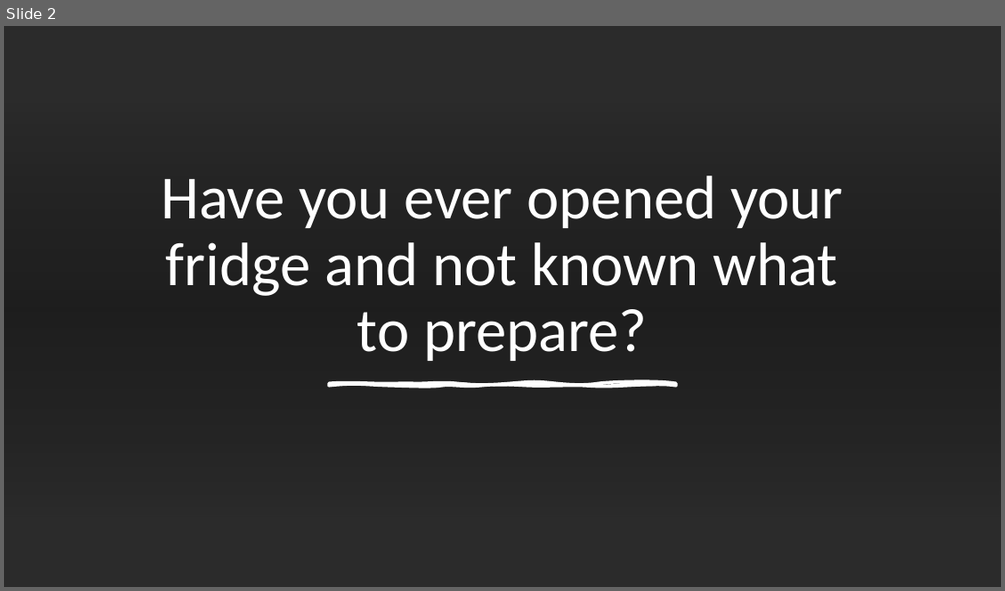
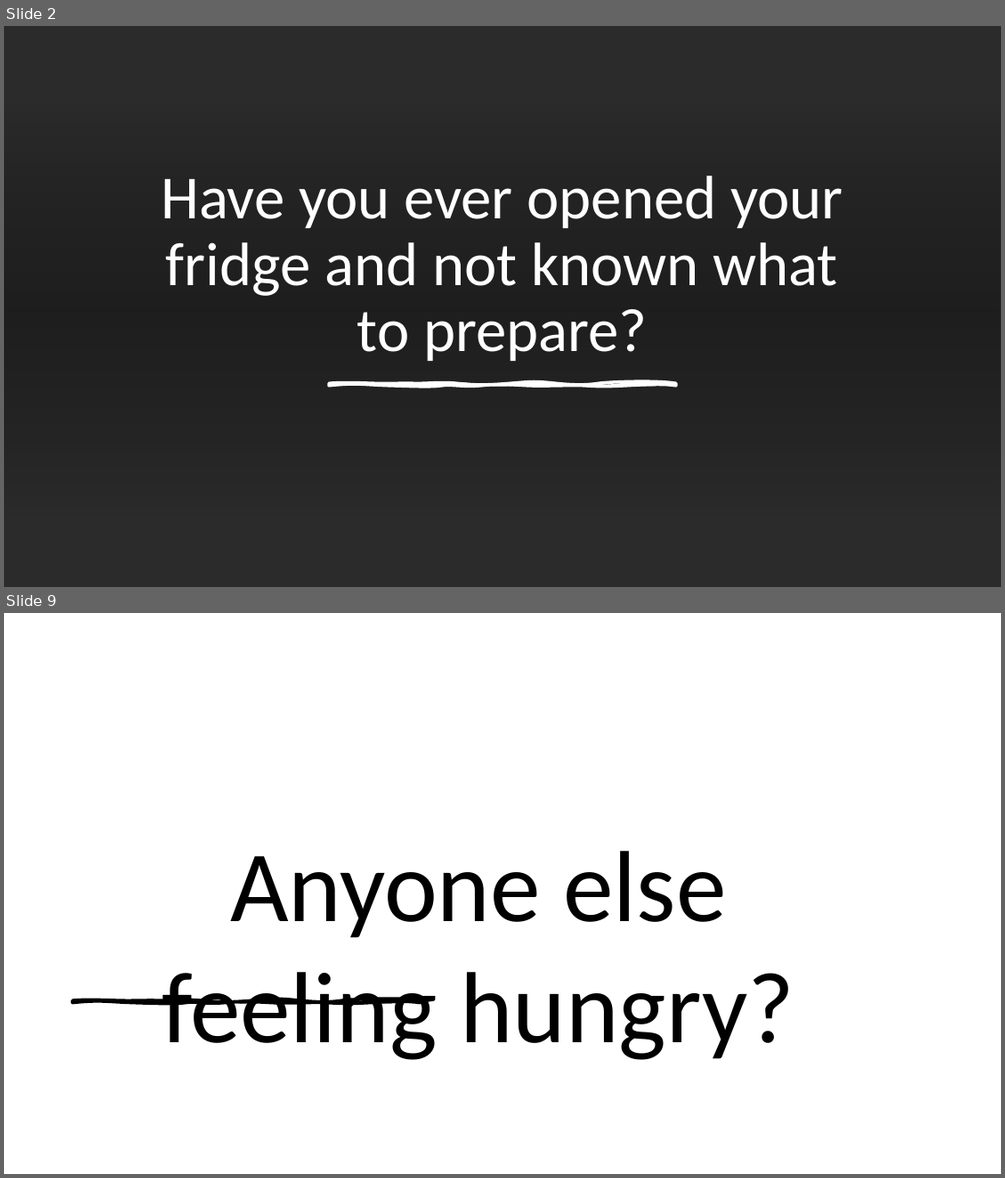
Before and after one commit to flacolaco/final_project, a slide deck: presentation.pptx. Shown one above the other, each under a label of ours: slide 2 before the commit, slides 2 and 9 after it; the slides between them are not shown. The pictures are 1005x591 and 1005x1178 pixels, drawn with LibreOffice and Linux fonts; fonts in the diff are those of the drawing; background and template pictures are left out; a plain dark background stands for a picture behind light text. Boxes give left, top, right and bottom in pixels: in the first picture for what was removed or moved away, otherwise in the second. Text is boxed around its words. In the diff, an @@ line names an element or a change of style, - is before the commit and + after.

```diff
--- a/presentation.pptx
+++ b/presentation.pptx
@@ slide 9 added at (4, 613, 1001, 1174), background picture (left out) @@
@@ title added at (162, 851, 794, 1060), 97.2 pt, text #000000 @@
+Anyone else feeling hungry?
@@ freeform shape added at (73, 1000, 420, 1003), fill #000000, outline #000000 3 pt @@
```
Also in this commit, not shown: 5 slides changed, 1 other slide added, 1 slide removed.
